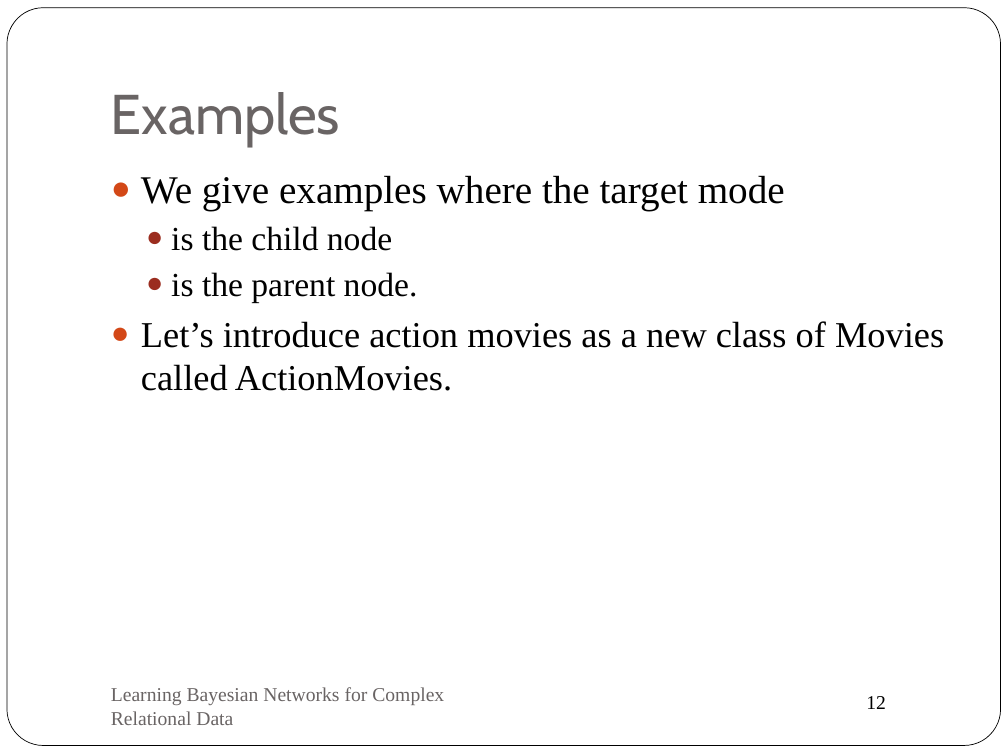
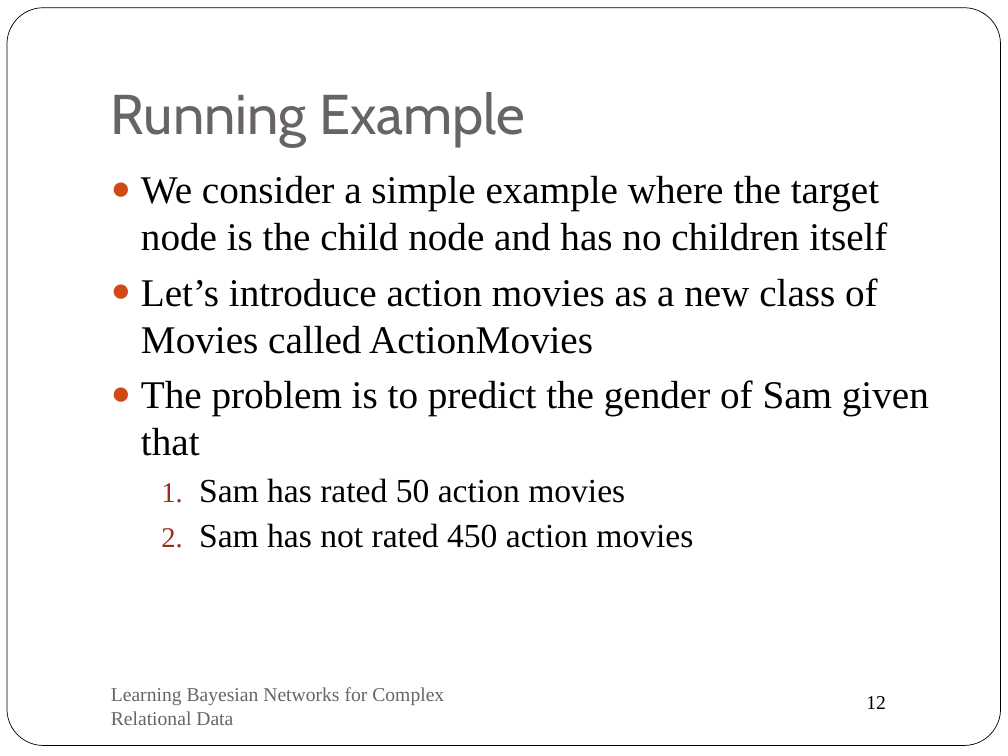
Before and after one commit to oschulte/srl-tutorial-slides, a slide deck: slide 12 of ch5-rel-bayes-net-classifier.pptx. Drawn at 1008x756 pixels with LibreOffice and Linux fonts; fonts in the diff are those of the drawing. Boxes give left, top, right and bottom in pixels: in the first picture for what was removed or moved away, otherwise in the second. Text is boxed around its words. In the diff, an @@ line names an element or a change of style, - is before the commit and + after.

Commit message:
new simpler classification slides

```diff
--- a/ch5-rel-bayes-net-classifier.pptx
+++ b/ch5-rel-bayes-net-classifier.pptx
@@ title at (111, 92, 525, 147): text changed @@
-Examples
+Running Example
@@ text at (141, 175, 929, 548): text changed; size 26 to 28 pt @@
-● We give examples where the target mode
-  ● is the child node
-  ● is the parent node.
-● Let’s introduce action movies as a new class of Movies called ActionMovies.
+● We consider a simple example where the target node is the child node and has no children itself
+● Let’s introduce action movies as a new class of Movies called ActionMovies
+● The problem is to predict the gender of Sam given that
+  1. Sam has rated 50 action movies
+  2. Sam has not rated 450 action movies
```
Also in this commit, not shown: 11 other slides changed, 5 slides added, 9 slides removed.
